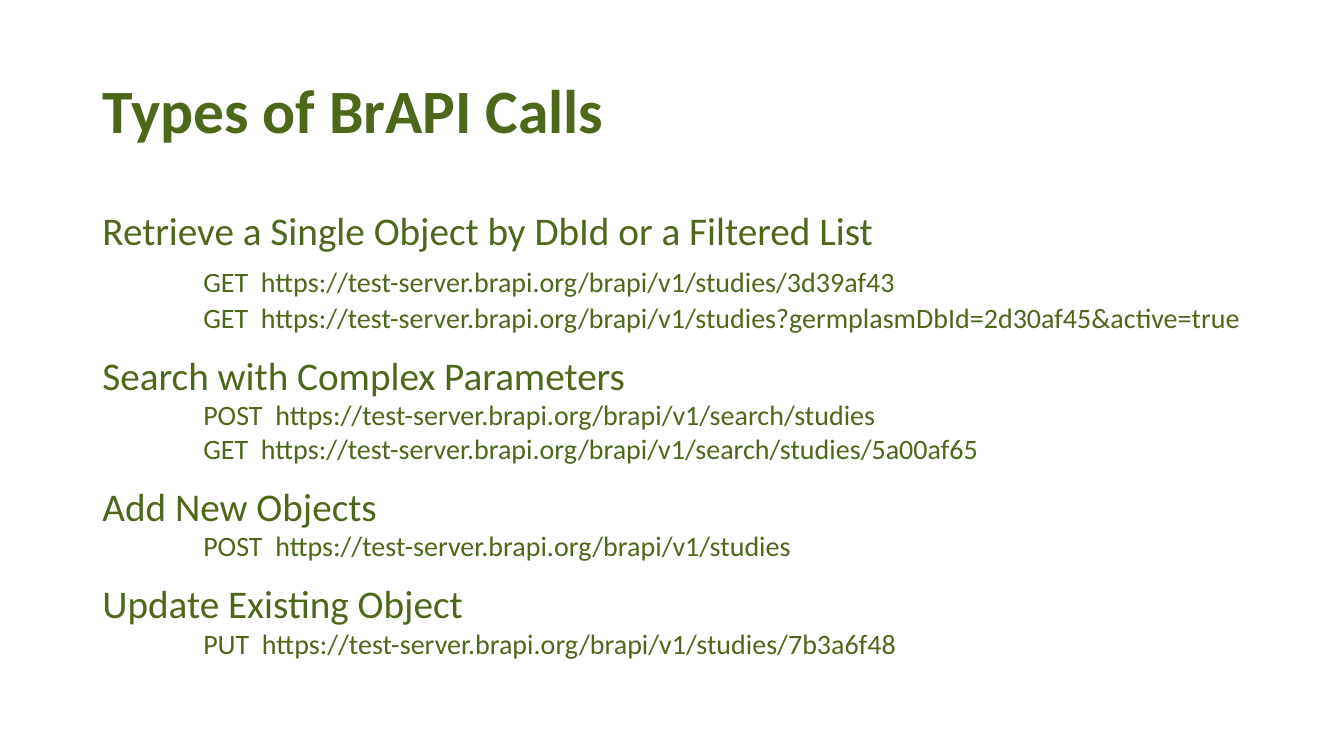
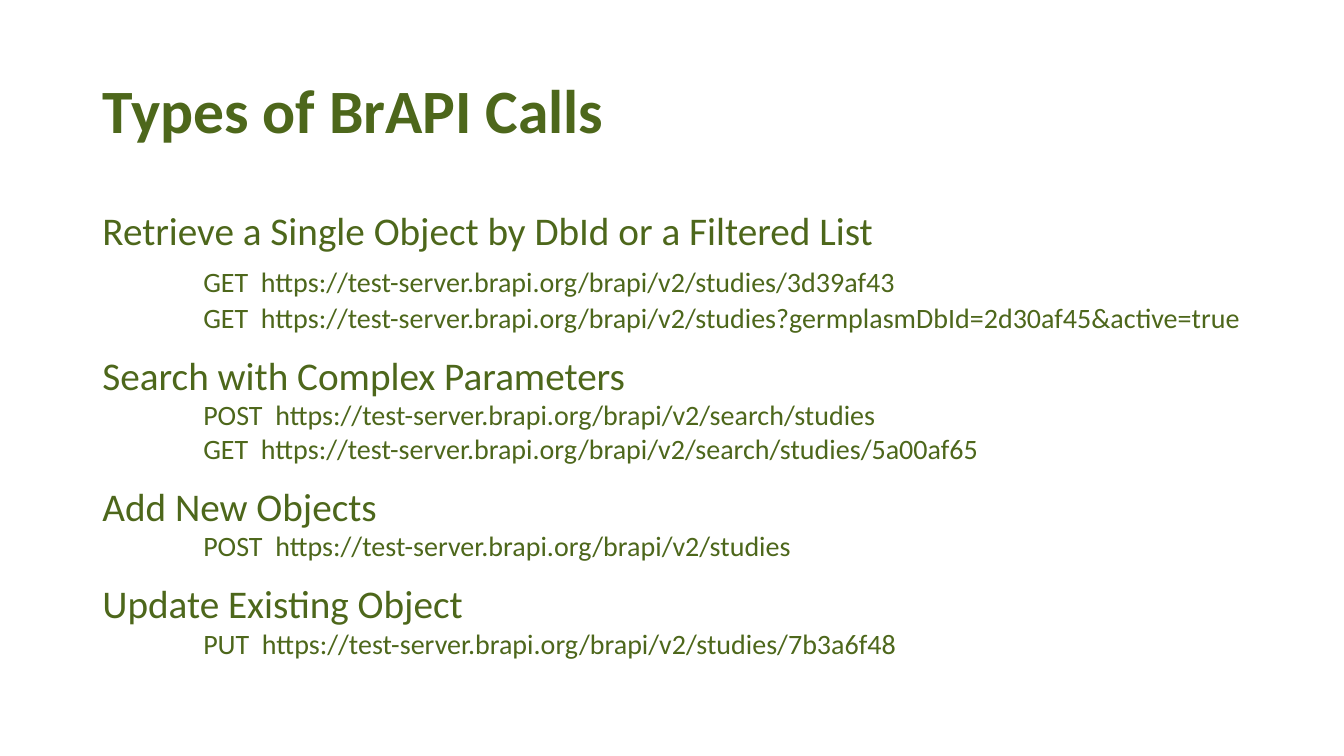
Before and after one commit to plantbreeding/brapi-website, a slide deck: slide 12 of brapi-website-node/public/docs/BrAPI_101.pptx. Drawn at 1344x756 pixels with LibreOffice and Linux fonts; fonts in the diff are those of the drawing; background and template pictures are left out. Boxes give left, top, right and bottom in pixels: in the first picture for what was removed or moved away, otherwise in the second. Text is boxed around its words. In the diff, an @@ line names an element or a change of style, - is before the commit and + after.

```diff
--- a/brapi-website-node/public/docs/BrAPI_101.pptx
+++ b/brapi-website-node/public/docs/BrAPI_101.pptx
@@ text at (x1=203, y1=272, x2=1240, y2=333): text changed @@
-GET https://test-server.brapi.org/brapi/v1/studies/3d39af43
-GET https://test-server.brapi.org/brapi/v1/studies?germplasmDbId=2d30af45&active=true
+GET https://test-server.brapi.org/brapi/v2/studies/3d39af43
+GET https://test-server.brapi.org/brapi/v2/studies?germplasmDbId=2d30af45&active=true
@@ text at (x1=203, y1=405, x2=978, y2=464): text changed @@
-POST https://test-server.brapi.org/brapi/v1/search/studies
-GET https://test-server.brapi.org/brapi/v1/search/studies/5a00af65
+POST https://test-server.brapi.org/brapi/v2/search/studies
+GET https://test-server.brapi.org/brapi/v2/search/studies/5a00af65
@@ text at (x1=203, y1=536, x2=790, y2=561): text changed @@
-POST https://test-server.brapi.org/brapi/v1/studies
+POST https://test-server.brapi.org/brapi/v2/studies
@@ text at (x1=203, y1=634, x2=896, y2=659): text changed @@
-PUT https://test-server.brapi.org/brapi/v1/studies/7b3a6f48
+PUT https://test-server.brapi.org/brapi/v2/studies/7b3a6f48
```
Also in this commit, not shown: 1 other slide changed, 1 slide added, 1 slide removed, 10 other files.
